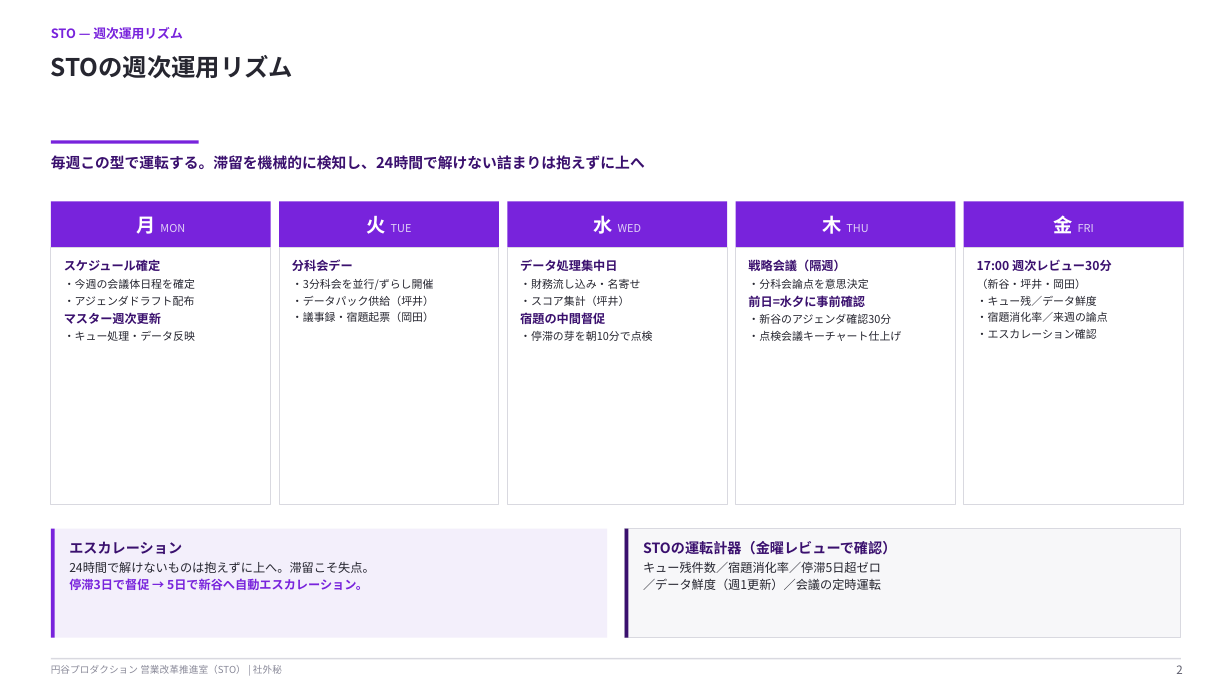
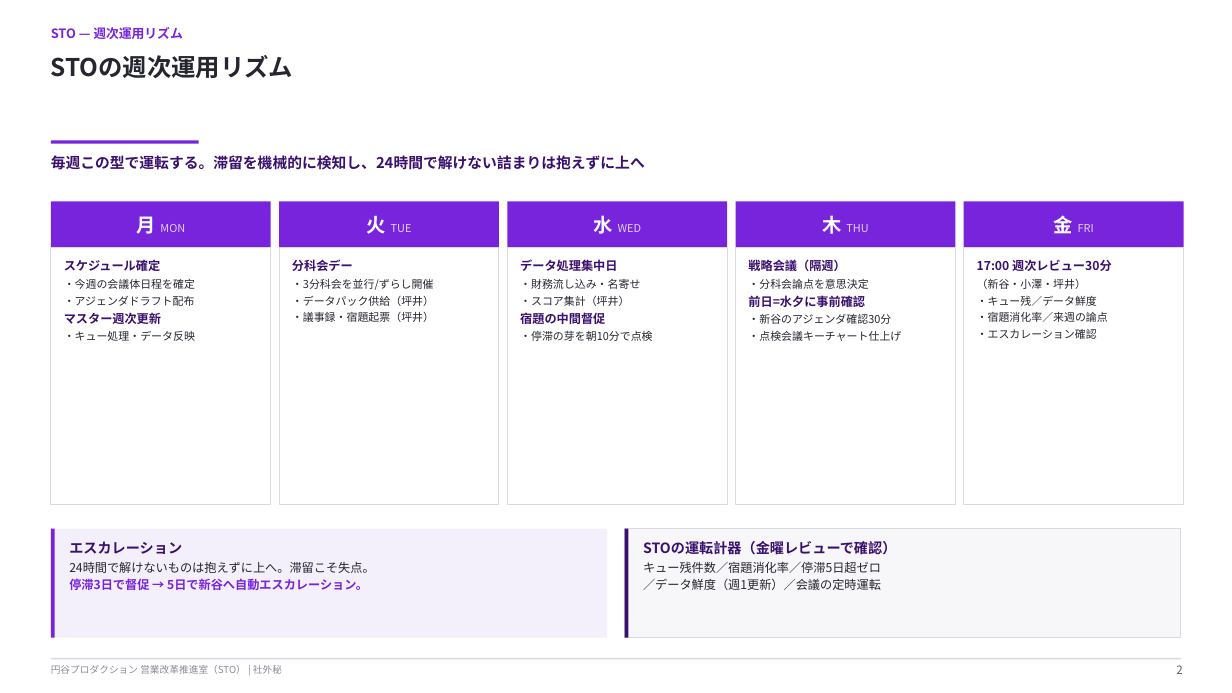
Before and after one commit to hayatoshintani-spe/kessho-lens, a slide deck: slide 2 of docs/sales-reform-toolkit/sto/STO体制_説明資料.pptx. Drawn at 1232x693 pixels with LibreOffice and Linux fonts; fonts in the diff are those of the drawing. Boxes give left, top, right and bottom in pixels: in the first picture for what was removed or moved away, otherwise in the second. Text is boxed around its words. In the diff, an @@ line names an element or a change of style, - is before the commit and + after.

```diff
--- a/docs/sales-reform-toolkit/sto/STO体制_説明資料.pptx
+++ b/docs/sales-reform-toolkit/sto/STO体制_説明資料.pptx
@@ text at box(977, 279, 1086, 289): text changed @@
-（新谷・坪井・岡田）
+（新谷・小澤・坪井）
@@ text at box(292, 312, 434, 322): text changed @@
-・議事録・宿題起票（岡田）
+・議事録・宿題起票（坪井）
```
Also in this commit, not shown: 1 other slide changed, 4 other files.
